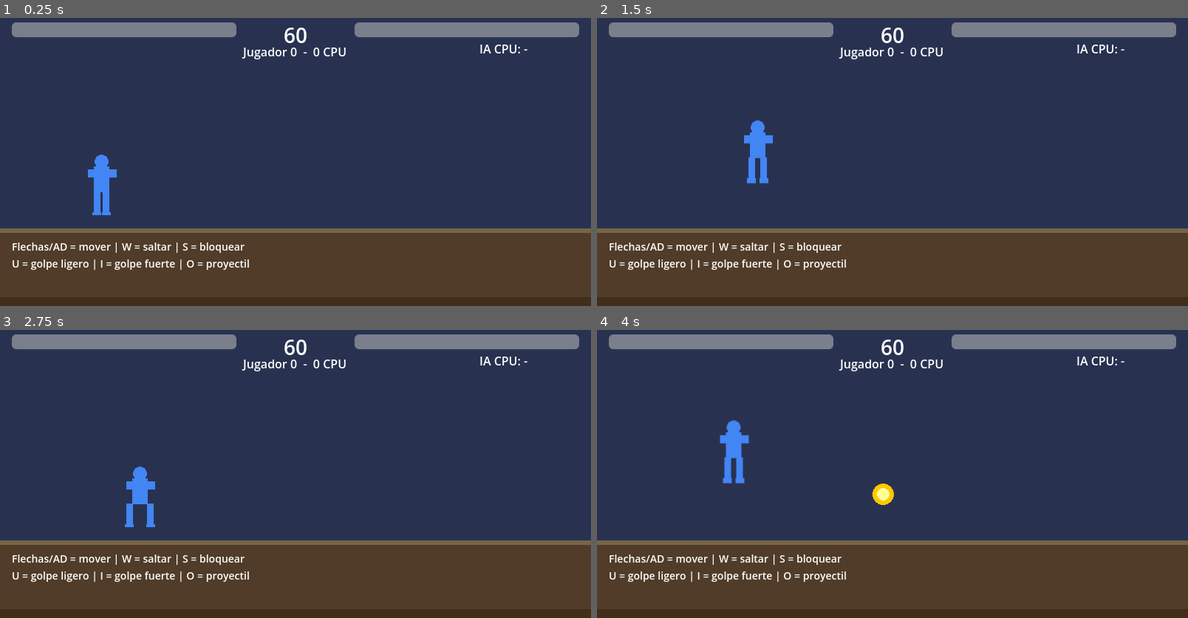
Above: before the commit, frames 1-4 (two rows, left to right).
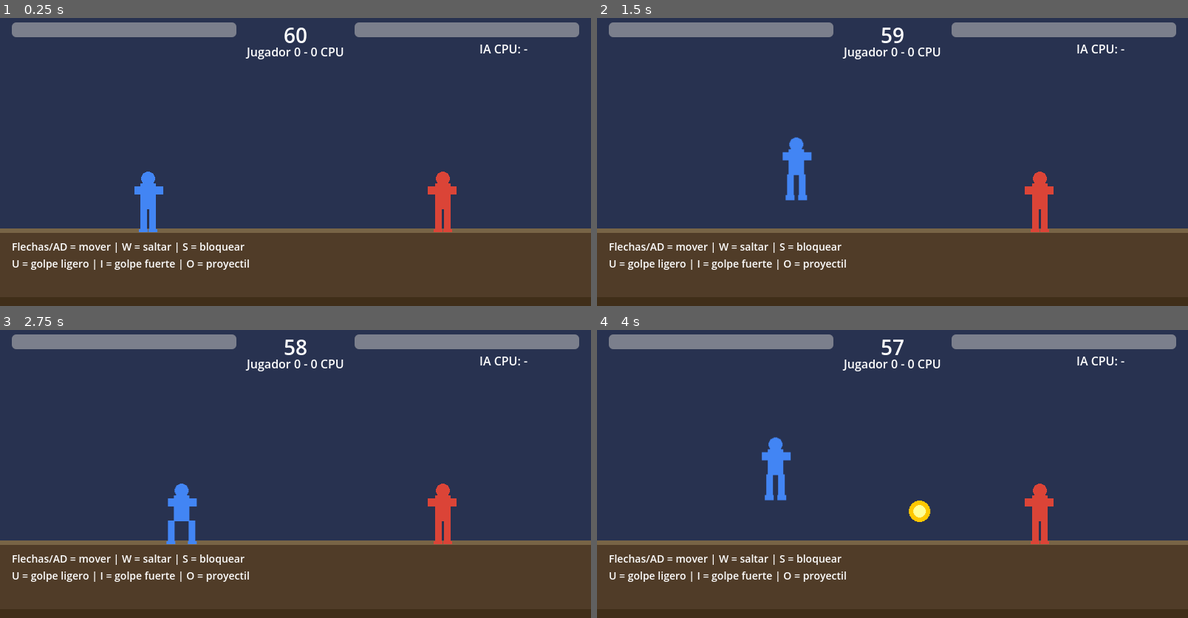
Above: after the commit, the same moments.

Repository: lvaldivia/topicos_videojuegos2026
Game: Godot game, scene res://scenes/fighting/FightMain.tscn
The game is run twice, just before and just after one commit, with the same random seed, the same clock (stepped at 60 frames per second) and the same inputs.
Inputs:
- Up to frame 1 (0.25 s): no input
- Up to frame 2 (1.5 s): tap Enter (ui_accept) at 0.5, 0.6 s; hold Right (p1_right) 0.53-1.28 s; tap W (p1_jump) at 0.77 s; hold Left (p1_left) from 1.28 s (still down); tap Down (p1_block) at 1.35 s
- Up to frame 3 (2.75 s): tap W (p1_jump) at 1.52 s; tap Enter (ui_accept) at 1.55, 2.3 s; release Left (p1_left) at 2.03 s; hold Right (p1_right) from 2.03 s (still down); tap I (p1_heavy) at 2.1 s
- Up to frame 4 (4 s): tap U (p1_light) at 2.85 s; tap W (p1_jump) at 3.02, 3.77 s; tap Enter (ui_accept) at 3.05, 3.8 s; release Right (p1_right) at 3.53 s; hold Left (p1_left) from 3.53 s (still down); tap O (p1_special) at 3.6 s

The runs differ from the first frame. In frame 1, 2.0% of the frame differs, in the area x 14-78%, y 10-75%; in frame 2, 2.2%; in frame 3, 2.1%; in frame 4, 2.7%, in the area x 20-78%, y 3-75%.

Commit message:
strategy AI

Diff:
--- a/Clase08/project.godot
+++ b/Clase08/project.godot
@@ -20,7 +20,7 @@
 
 [autoload]
 
-GameManager="*res://scripts/creation/GameManager.gd"
+GameManager="*uid://cr8ami4v6slgw"
 
 [display]
 
--- a/Clase08/scenes/fighting/CPUFighter.tscn
+++ b/Clase08/scenes/fighting/CPUFighter.tscn
@@ -1,5 +1,6 @@
 [gd_scene format=3 uid="uid://bonrwcsmbu5ir"]
 
+[ext_resource type="Script" uid="uid://dnub51n4bovsa" path="res://scripts/fighting/element/Fighter.gd" id="1_jfid5"]
 [ext_resource type="Texture2D" uid="uid://co0smujaojptw" path="res://assets/sprites/cpu/idle.png" id="2_idle"]
 [ext_resource type="Texture2D" uid="uid://dl8b1080cwq4b" path="res://assets/sprites/cpu/walk1.png" id="3_walk1"]
 [ext_resource type="Texture2D" uid="uid://dioe13h64mxir" path="res://assets/sprites/cpu/walk2.png" id="4_walk2"]
@@ -84,6 +85,7 @@
 }]
 
 [node name="CPUFighter" type="CharacterBody2D" unique_id=1370012224]
+script = ExtResource("1_jfid5")
 
 [node name="CollisionShape2D" type="CollisionShape2D" parent="." unique_id=887408666]
 position = Vector2(0, -44)
--- a/Clase08/scenes/fighting/FightMain.tscn
+++ b/Clase08/scenes/fighting/FightMain.tscn
@@ -1,16 +1,15 @@
 [gd_scene format=3 uid="uid://fightmain"]
 
-[ext_resource type="PackedScene" uid="uid://dkbhkrmk4e4t6" path="res://scenes/fighting/PlayerFighter.tscn" id="2_lpr3p"]
+[ext_resource type="Script" uid="uid://c24fa8hokaqo5" path="res://scripts/fighting/FightMain.gd" id="1_lpr3p"]
+[ext_resource type="Script" uid="uid://desowk4yhsklp" path="res://scripts/fighting/FightHUD.gd" id="3_3dvqy"]
 [ext_resource type="Texture2D" uid="uid://b03kw7l2qld3v" path="res://assets/sprites/bg/stage.png" id="3_bg"]
 
 [node name="FightMain" type="Node2D" unique_id=498862678]
+script = ExtResource("1_lpr3p")
 
 [node name="Background" type="Sprite2D" parent="." unique_id=317147700]
 position = Vector2(400, 200)
 texture = ExtResource("3_bg")
-
-[node name="PlayerFighter" parent="." unique_id=306061210 instance=ExtResource("2_lpr3p")]
-position = Vector2(137, 277)
 
 [node name="Ground" type="ColorRect" parent="." unique_id=1995453085]
 offset_top = 388.0
@@ -19,6 +18,7 @@
 color = Color(0.25, 0.18, 0.1, 1)
 
 [node name="HUD" type="CanvasLayer" parent="." unique_id=1202082009]
+script = ExtResource("3_3dvqy")
 
 [node name="PlayerHPBar" type="ProgressBar" parent="HUD" unique_id=197981540]
 offset_left = 16.0
--- a/Clase08/scenes/fighting/PlayerFighter.tscn
+++ b/Clase08/scenes/fighting/PlayerFighter.tscn
@@ -1,6 +1,6 @@
 [gd_scene format=3 uid="uid://dkbhkrmk4e4t6"]
 
-[ext_resource type="Script" uid="uid://dnub51n4bovsa" path="res://scripts/fighting/Fighter.gd" id="1_script"]
+[ext_resource type="Script" uid="uid://dnub51n4bovsa" path="res://scripts/fighting/element/Fighter.gd" id="1_script"]
 [ext_resource type="Texture2D" uid="uid://dlj36lkdrvn4x" path="res://assets/sprites/player/idle.png" id="2_idle"]
 [ext_resource type="Texture2D" uid="uid://cjjjjdy0rl81v" path="res://assets/sprites/player/walk1.png" id="3_walk1"]
 [ext_resource type="Texture2D" uid="uid://b2wfnl38o1447" path="res://assets/sprites/player/walk2.png" id="4_walk2"]
--- a/Clase08/scenes/fighting/Projectile.tscn
+++ b/Clase08/scenes/fighting/Projectile.tscn
@@ -1,6 +1,6 @@
 [gd_scene format=3 uid="uid://c2v2bnjsgf84d"]
 
-[ext_resource type="Script" uid="uid://chti8a0mx4n77" path="res://scripts/fighting/Projectile.gd" id="1_4jtlq"]
+[ext_resource type="Script" uid="uid://chti8a0mx4n77" path="res://scripts/fighting/element/Projectile.gd" id="1_4jtlq"]
 [ext_resource type="Texture2D" uid="uid://dcts54uhidkf7" path="res://assets/sprites/fx/projectile.png" id="2_tex"]
 
 [sub_resource type="CircleShape2D" id="Circle_1"]
--- /dev/null
+++ b/Clase08/scripts/fighting/FightHUD.gd
@@ -0,0 +1,57 @@
+class_name FightHUD
+extends BaseHUD
+
+@onready var player_hp_bar  : ProgressBar = $PlayerHPBar
+@onready var cpu_hp_bar     : ProgressBar = $CPUHPBar
+@onready var timer_label    : Label = $TimerLabel
+@onready var round_label    : Label = $RoundLabel
+@onready var message_label  : Label = $MessageLabel
+@onready var strategy_label : Label = $StrategyLabel
+
+
+# Called when the node enters the scene tree for the first time.
+func _ready() -> void:
+	GameManager.round_time_changed.connect(on_time_changed)
+	GameManager.round_started.connect(on_round_started)
+	GameManager.round_started.connect(on_round_ended)
+	GameManager.wins_changed.connect(on_wins_changed)
+	if message_label:
+		message_label.visible = false
+
+func on_round_ended(winner:String)->void:
+	var text = "K.O"
+	match winner:
+		'player','time_player': text = "Ganaste!"
+		'cpu','time_cpu':text = "Perdiste"
+		'draw': text = "Empate"
+	text += "\n\n Enter para continuar"
+	_show_message(text,999.0)
+
+func on_wins_changed(p:int,c:int)->void:
+	if round_label:
+		round_label.text  = "Jugador "+str(p)+" - "+str(c) + " CPU"
+
+func on_time_changed(t:int)->void:
+	if timer_label:
+		timer_label.text = str(t)
+
+func on_round_started(r:String)->void:
+	_show_message("ROUND "+str(r),1.2)
+
+func _show_message(text:String,duration:float)->void:
+	if not message_label:return
+	message_label.text = text
+	message_label.visible = true
+	if duration < 900.0:
+		await get_tree().create_timer(duration).timeout
+		message_label.visible = false
+
+func on_player_hp(current:int,max_hp:int)->void:
+	if player_hp_bar:
+		player_hp_bar.max_value =max_hp
+		player_hp_bar.value = current
+
+func on_cpu_hp(current:int,max_hp:int)->void:
+	if cpu_hp_bar:
+		cpu_hp_bar.max_value =max_hp
+		cpu_hp_bar.value = current
--- /dev/null
+++ b/Clase08/scripts/fighting/FightMain.gd
@@ -0,0 +1,75 @@
+extends Node2D
+
+const ROUND_TIME :float = 60.0
+var facade :GameFacade = GameFacade.new()
+const Player_Scene:PackedScene = preload("res://scenes/fighting/PlayerFighter.tscn")
+const CPU_Scene:PackedScene = preload("res://scenes/fighting/CPUFighter.tscn")
+@onready var hud:FightHUD = $HUD
+
+
+var player:PlayerFighter;
+var cpu:PlayerFighter;
+
+func _ready() -> void:
+	add_child(facade)
+	facade.setup(self)
+	player = facade.spawn_built(Player_Scene,Vector2(200,300),100,130.0) as PlayerFighter
+	cpu = facade.spawn_built(CPU_Scene,Vector2(600,300),100,110.0) as PlayerFighter
+	player.is_player_controlled = true
+	player.health_changed.connect(hud.on_player_hp)
+	player.entity_died.connect(on_fighter_died)
+	cpu.is_player_controlled = false
+	cpu.health_changed.connect(hud.on_cpu_hp)
+	cpu.entity_died.connect(on_fighter_died)
+	player.oponent = cpu
+	cpu.oponent = player
+	GameManager.reset()
+	hud.on_player_hp(player.max_health,player.max_health)
+	hud.on_cpu_hp(cpu.max_health,cpu.max_health)
+	hud.on_wins_changed(0,0)
+	GameManager.start_round(ROUND_TIME)
+
+func on_fighter_died(who:BaseEntity)->void:
+	if GameManager.is_game_over:return
+	if who == player:
+		GameManager.end_round("cpu")
+
+func _process(delta: float) -> void:
+	if GameManager.is_game_over:
+		if Input.is_action_just_pressed("ui_accept"):
+			_continue()
+		return
+	if GameManager.tick_round(delta):
+		_decide_by_time()
+	_update_cpu_strategy()
+
+func _continue()->void:
+	if GameManager.player_wins >=2 or GameManager.cpu_wins >=2:
+		get_tree().reload_current_scene()
+		return
+	GameManager.next_round()
+	_reset_fighter()
+	hud.hide_message()
+	GameManager.start_round(ROUND_TIME)
+
+func _decide_by_time()->void:
+	if GameManager.is_game_over:return
+	GameManager.end_round('time_player')
+
+func _reset_fighter()->void:
+	_reset_one(player,Vector2(200,player.ground_y))
+	hud.on_player_hp(player.current_health,player.max_health)
+
+func _reset_one(f:PlayerFighter,pos:Vector2)->void:
+	f.current_health = f.max_health
+	f.is_alive = true
+	f.is_blocking =false
+	f.global_position = pos
+	f.health_bar.value= f.max_health
+	f.velocity = Vector2.ZERO
+	var idle =FighterIdleScene.new()
+	idle.owner_node = f
+	f._change_state(idle)
+
+func _update_cpu_strategy()->void:
+	pass
--- /dev/null
+++ b/Clase08/scripts/fighting/GameManager.gd
@@ -0,0 +1,71 @@
+extends Node
+
+# Compatibilidad con GameFacade
+var score         : int  = 0
+var current_level : int  = 1
+var is_game_over  : bool = false
+
+# Estado de la pelea
+var round_number : int   = 1
+var round_time   : float = 60.0
+var player_wins  : int   = 0
+var cpu_wins     : int   = 0
+var winner_name  : String = ""
+
+signal score_changed(nuevo: int)
+signal level_changed(level: int)
+signal game_over_triggered()
+signal round_started(n: int)
+signal round_time_changed(t: int)
+signal round_ended(winner: String)
+signal wins_changed(player_wins: int, cpu_wins: int)
+
+func add_score(pts: int) -> void:
+	score += pts
+	score_changed.emit(score)
+
+func next_level() -> void:
+	current_level += 1
+	level_changed.emit(current_level)
+
+func trigger_game_over() -> void:
+	is_game_over = true
+	game_over_triggered.emit()
+
+func reset() -> void:
+	score = 0
+	current_level = 1
+	is_game_over = false
+	round_number = 1
+	player_wins = 0
+	cpu_wins = 0
+	winner_name = ""
+
+func start_round(time_limit: float = 60.0) -> void:
+	round_time = time_limit
+	is_game_over = false
+	round_started.emit(round_number)
+	round_time_changed.emit(int(ceil(round_time)))
+
+func tick_round(delta: float) -> bool:
+	if is_game_over:
+		return false
+	round_time -= delta
+	round_time_changed.emit(int(ceil(max(round_time, 0.0))))
+	if round_time <= 0.0:
+		round_time = 0.0
+		return true
+	return false
+
+func end_round(winner: String) -> void:
+	winner_name = winner
+	if winner == "player" or winner == "time_player":
+		player_wins += 1
+	elif winner == "cpu" or winner == "time_cpu":
+		cpu_wins += 1
+	wins_changed.emit(player_wins, cpu_wins)
+	is_game_over = true
+	round_ended.emit(winner)
+
+func next_round() -> void:
+	round_number += 1
--- a/Clase08/scripts/fighting/Fighter.gd
+++ b/Clase08/scripts/fighting/element/Fighter.gd
@@ -50,7 +50,6 @@
 	ai_strategy = strategy
 
 func get_input() ->Dictionary:
-	print(is_player_controlled)
 	if is_player_controlled:
 		return{
 			"move" : Input.get_axis("p1_left","p1_right"),
--- a/Clase08/scripts/fighting/states/FighterIdleScene.gd
+++ b/Clase08/scripts/fighting/states/FighterIdleScene.gd
@@ -22,3 +22,6 @@
 func update(delta:float)->void:
 	fighter.apply_gravity(delta)
 	fighter.move_and_slide()
+	var inp = fighter.get_input()
+	if inp.special and fighter.can_fire_special():
+		fighter.fire_projectile()
--- /dev/null
+++ b/Clase08/scripts/fighting/strategy/AgressiveStrategy.gd
@@ -0,0 +1,27 @@
+class_name AgressiveStrategy
+extends AIStrategy
+
+var _atk_timer:float = 0.0
+
+func execute(_entity: BaseEntity, _delta: float) -> void:
+	var fighter  = _entity as PlayerFighter
+	var oponent = fighter.oponent
+	if not oponent or not is_instance_valid(oponent): return
+	var diff = oponent.global_position.x - fighter.global_position.x
+	var dist = abs(diff)
+	_atk_timer -= _delta
+	if dist > 60.0:
+		fighter.ai_input.move = sign(diff)
+	else:
+		fighter.ai_input.move = 0.0
+		if _atk_timer <= 0.0:
+			_atk_timer = 0.7
+			if randf() < 0.6:
+				fighter.ai_input.light = true
+			else:
+				fighter.ai_input.heavy = true
+	if randf() < 0.01:
+		fighter.ai_input.jump = true
+
+func get_name() -> String:
+	return "AGRESSIVE"
--- /dev/null
+++ b/Clase08/scripts/fighting/strategy/DefensiveStrategy.gd
@@ -0,0 +1,22 @@
+class_name DefensiveStrategy
+extends AIStrategy
+
+var _timer:float = 0.0
+
+func execute(_entity: BaseEntity, _delta: float) -> void:
+	var fighter  = _entity as PlayerFighter
+	var oponent = fighter.oponent
+	if not oponent or not is_instance_valid(oponent): return
+	var diff = oponent.global_position.x - fighter.global_position.x
+	var dist = abs(diff)
+	_timer -= _delta
+	if dist < 70.0:
+		fighter.ai_input.move = 0.0
+		fighter.ai_input.block = true
+		if _timer <= 0.0:
+			_timer = 0.9
+			fighter.ai_input.block = false
+			fighter.ai_input.light = true
+
+func get_name() -> String:
+	return "DEFENSIVE"
--- /dev/null
+++ b/Clase08/scripts/fighting/strategy/ZonningStrategy.gd
@@ -0,0 +1,25 @@
+class_name ZonningStrategy
+extends AIStrategy
+
+var _timer: float = 0.0
+
+func execute(_entity: BaseEntity, _delta: float) -> void:
+	var fighter  = _entity as PlayerFighter
+	var oponent = fighter.oponent
+	if not oponent or not is_instance_valid(oponent): return
+	var diff = oponent.global_position.x - fighter.global_position.x
+	var dist = abs(diff)
+	var ideal = 180.0
+	_timer -=_delta
+	if dist < ideal - 20.0:
+		fighter.ai_input.move  = -sign(diff)
+	elif dist > ideal + 20.0:
+		fighter.ai_input = sign(diff)
+	else :
+		fighter.ai_input = 0.0
+	if _timer <= 0.0 and dist > 90.0:
+		_timer = 1.4
+		fighter.ai_input.special = true
+
+func get_name()->String:
+	return "ZONING"
Not shown, added: Clase08/scripts/fighting/FightHUD.gd.uid
Not shown, added: Clase08/scripts/fighting/FightMain.gd.uid
Not shown, added: Clase08/scripts/fighting/GameManager.gd.uid
Renamed: Clase08/scripts/fighting/Fighter.gd.uid -> Clase08/scripts/fighting/element/Fighter.gd.uid
Renamed: Clase08/scripts/fighting/Projectile.gd -> Clase08/scripts/fighting/element/Projectile.gd
Renamed: Clase08/scripts/fighting/Projectile.gd.uid -> Clase08/scripts/fighting/element/Projectile.gd.uid
Not shown, added: Clase08/scripts/fighting/strategy/AgressiveStrategy.gd.uid
Not shown, added: Clase08/scripts/fighting/strategy/DefensiveStrategy.gd.uid
Not shown, added: Clase08/scripts/fighting/strategy/ZonningStrategy.gd.uid
